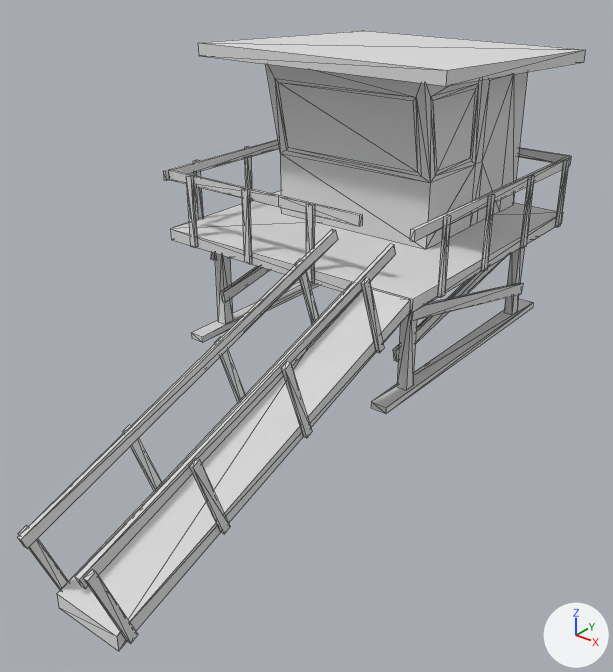
What one commit did to the glTF model models/ultimate-pack/low-poly-10/t/beach-lifeguard.glb.
The view is the same before and after, from a 50 mm lens placed at (6.29, -9.27, 5.18), pointed at (0.66, -2.24, 0.83). Lighting does not change. The marker at lower right points along +X, +Y and +Z. The picture after the commit comes second. Mesh edges are drawn as thin lines. Where no turn or scale is listed for an object, it has been applied to the vertices.

In view in the first picture: 'lifeguard--base', 'lifeguard-bridge'.
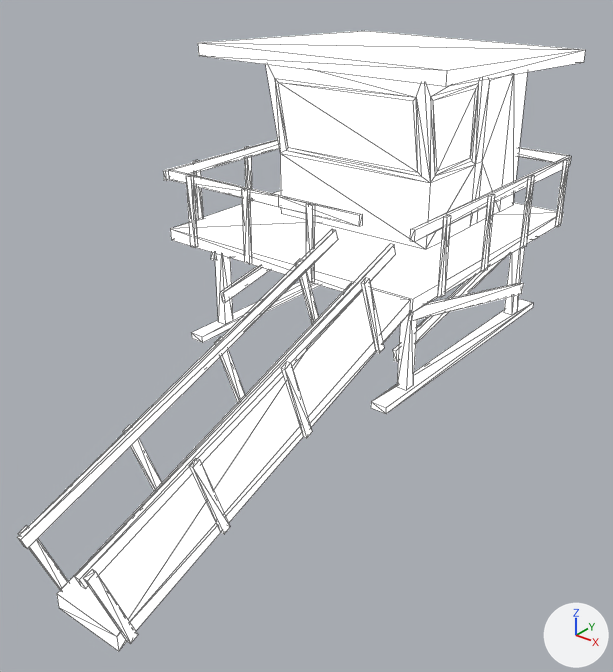
Location of each change, (x1, y1, x2, y2) in pixels of the pictures (613 x 672 px):
'lifeguard--base', recoloured, surface changed (lighter)
    both: (163, 31, 585, 413)
'lifeguard-bridge', recoloured, surface changed (lighter)
    both: (17, 229, 410, 651)

Patch to the scene script:
```diff
--- a/models/ultimate-pack/low-poly-10/t/beach-lifeguard.glb.py
+++ b/models/ultimate-pack/low-poly-10/t/beach-lifeguard.glb.py
@@ mat_lowpoly_colors @@
 mat_lowpoly_colors = principled_material('LOWPOLY-COLORS')
-mat_lowpoly_colors.base_color = (0.8, 0.8, 0.8)  # white #e7e7e7
+mat_lowpoly_colors.base_color = (1.0, 1.0, 1.0)  # white #ffffff
 mat_lowpoly_colors.metallic = 0.4
 mat_lowpoly_colors.roughness = 1.0
+mat_lowpoly_colors.emission_strength = 1.0
```
